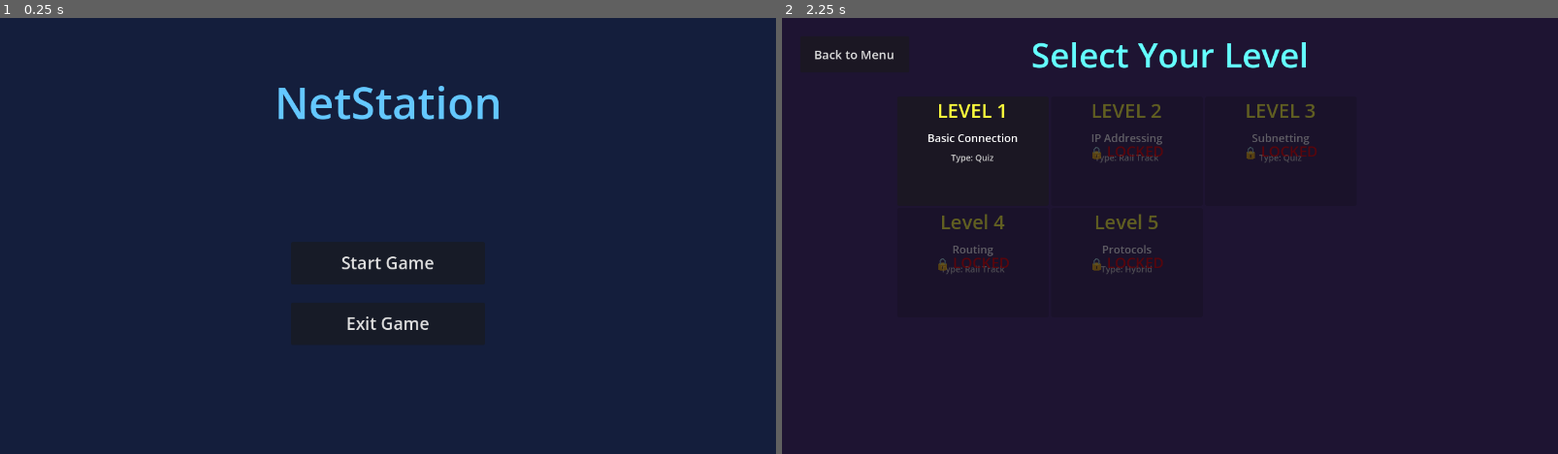
Above: before the commit, frames 1-2 (left to right).
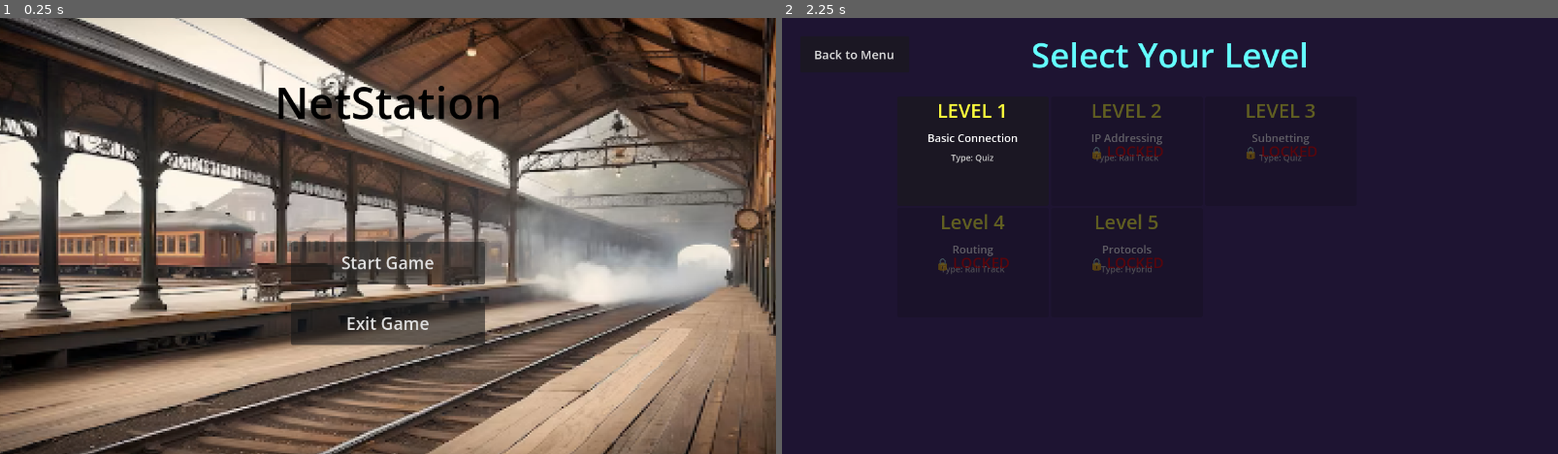
Above: after the commit, the same moments.

Repository: NathanCodeFoxs/NetStation
Game: Godot game, scene res://scenes/main_menu.tscn
Same seed, same stepped clock (60 frames per second), same inputs: the game is played once before the commit and once after it.
Inputs:
- Up to frame 1 (0.25 s): no input
- Up to frame 2 (2.25 s): click "Start Game" at 0.5 s; click "Back to Menu" at 1.25 s; click "Start Game" at 2 s

The runs differ from the first frame. In frame 1, 97% of the frame differs, in the area x 0-100%, y 0-100%; in frame 2, nothing differs.

Commit message:
Menu Background
Changing the background to image

Diff:
--- a/net-station/scenes/main_menu.tscn
+++ b/net-station/scenes/main_menu.tscn
@@ -1,6 +1,7 @@
 [gd_scene format=3 uid="uid://u0j4dhidi6mt"]
 
 [ext_resource type="Script" uid="uid://b2gbta2j0wpyj" path="res://scripts/main_menu.gd" id="1_l6cm7"]
+[ext_resource type="Texture2D" uid="uid://k6giabxbblia" path="res://assets/backgrounds/menubg.png" id="2_ekxnf"]
 
 [node name="MainMenu" type="Control" unique_id=515550759]
 layout_mode = 3
@@ -11,14 +12,10 @@
 grow_vertical = 2
 script = ExtResource("1_l6cm7")
 
-[node name="ColorRect" type="ColorRect" parent="." unique_id=941932865]
-layout_mode = 1
-anchors_preset = 15
-anchor_right = 1.0
-anchor_bottom = 1.0
-grow_horizontal = 2
-grow_vertical = 2
-color = Color(0.078431375, 0.11764706, 0.23529412, 1)
+[node name="Menubg" type="Sprite2D" parent="." unique_id=1285473146]
+position = Vector2(645.49994, 355.49994)
+scale = Vector2(1.1687499, 1.0263889)
+texture = ExtResource("2_ekxnf")
 
 [node name="TitleContainer" type="VBoxContainer" parent="." unique_id=2113204810]
 custom_minimum_size = Vector2(400, 120)
@@ -35,7 +32,7 @@
 [node name="TitleLabel" type="Label" parent="TitleContainer" unique_id=1562321642]
 custom_minimum_size = Vector2(400, 120)
 layout_mode = 2
-theme_override_colors/font_color = Color(0.39215687, 0.78431374, 1, 1)
+theme_override_colors/font_color = Color(0, 0, 0, 1)
 theme_override_font_sizes/font_size = 72
 text = "NetStation"
 horizontal_alignment = 1
Binary file added: net-station/assets/backgrounds/menubg.png
Not shown, added: net-station/assets/backgrounds/menubg.png.import
